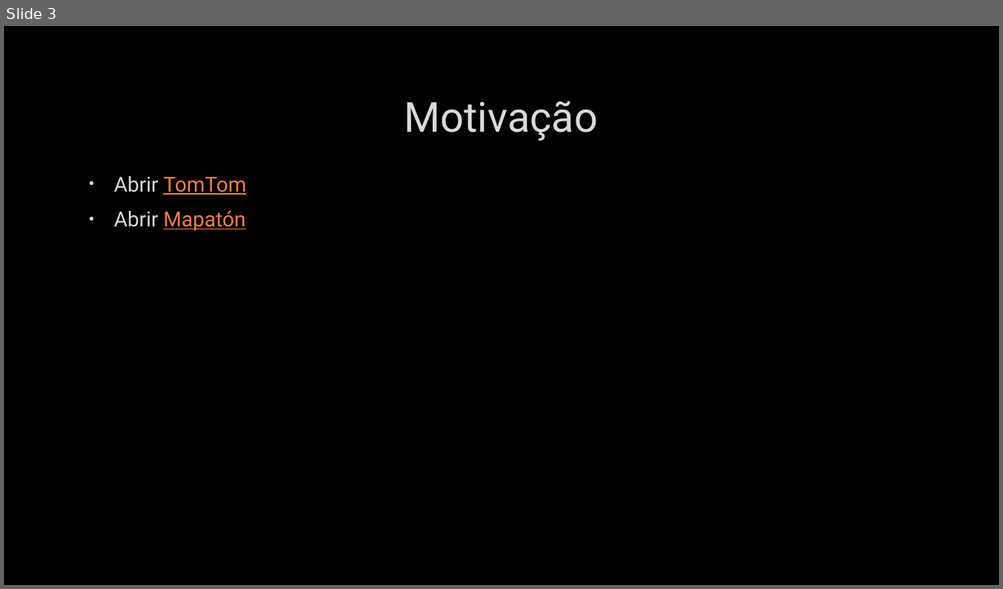
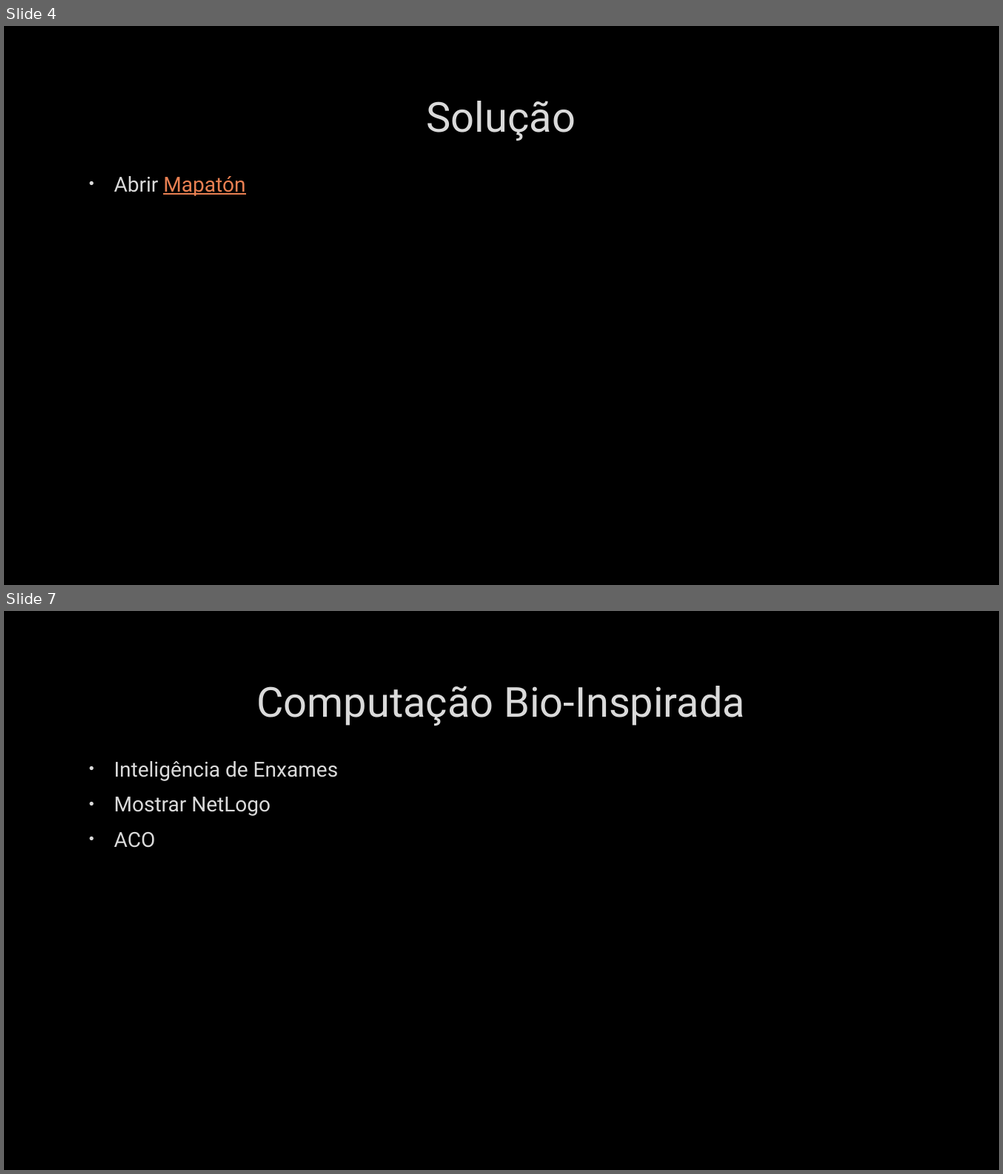
Before and after one commit to whschettert/ACO-Algorithm-for-Shortest-Path, a slide deck: Um Algoritmo de Colônia de Formigas para Otimização.pptx. Shown one above the other, each under a label of ours: slide 3 before the commit, slides 4 and 7 after it; the slides between them are not shown. The pictures are 1003x589 and 1003x1174 pixels, drawn with LibreOffice and Linux fonts; fonts in the diff are those of the drawing; background and template pictures are left out. Boxes give left, top, right and bottom in pixels: in the first picture for what was removed or moved away, otherwise in the second. Text is boxed around its words. In the diff, an @@ line names an element or a change of style, - is before the commit and + after.

```diff
--- a/Um Algoritmo de Colônia de Formigas para Otimização.pptx
+++ b/Um Algoritmo de Colônia de Formigas para Otimização.pptx
@@ slide 7 added at box(4, 611, 999, 1170), background picture (left out) @@
@@ title added at box(256, 686, 745, 726), 40 pt, text #DADADA @@
+Computação Bio-Inspirada
@@ text added at box(114, 761, 338, 848), 20 pt, text #DADADA @@
+• Inteligência de Enxames
+• Mostrar NetLogo
+• ACO
@@ what was slide 3 is now slide 4 @@
@@ slide 4 changed as well @@
@@ title at box(427, 101, 575, 141): text changed @@
-Motivação
+Solução
@@ text at box(114, 176, 246, 195): paragraph removed @@
-• Abrir TomTom
```
Also in this commit, not shown: 1 other slide changed, 14 other slides added, 2 slides removed.
